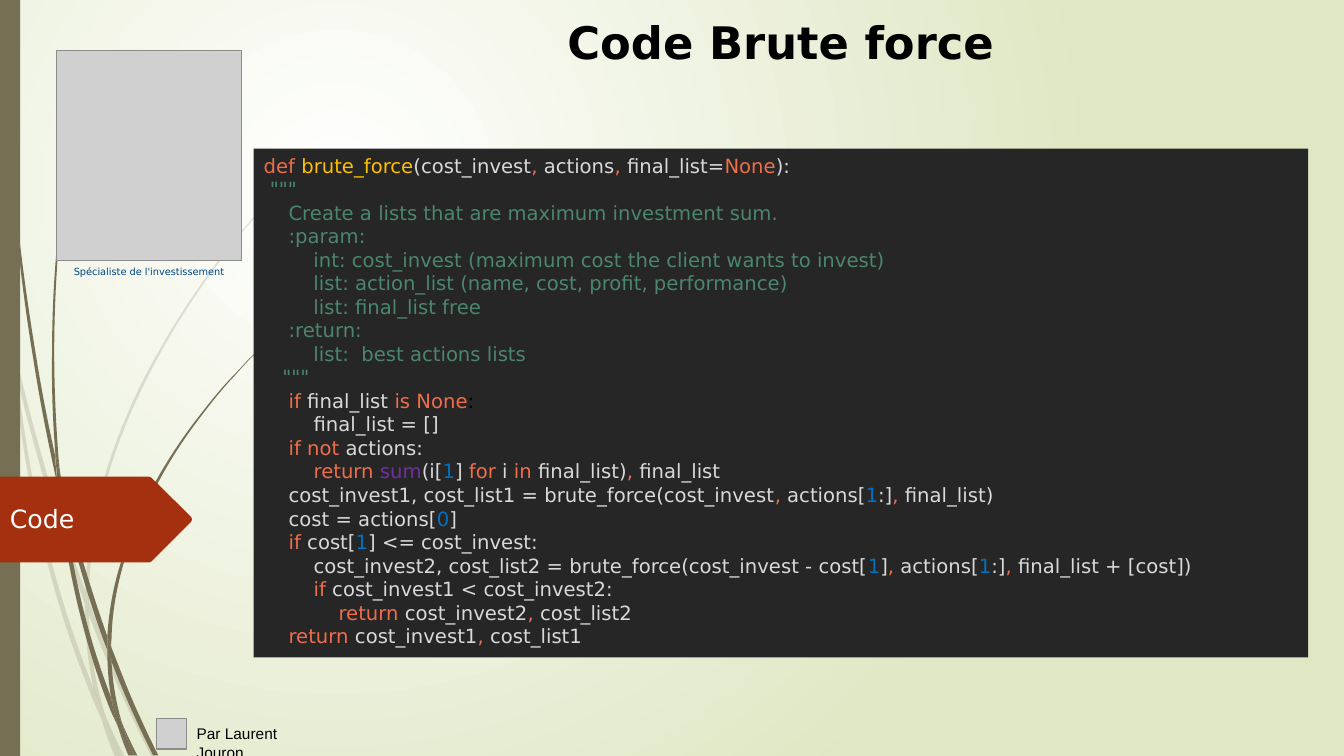
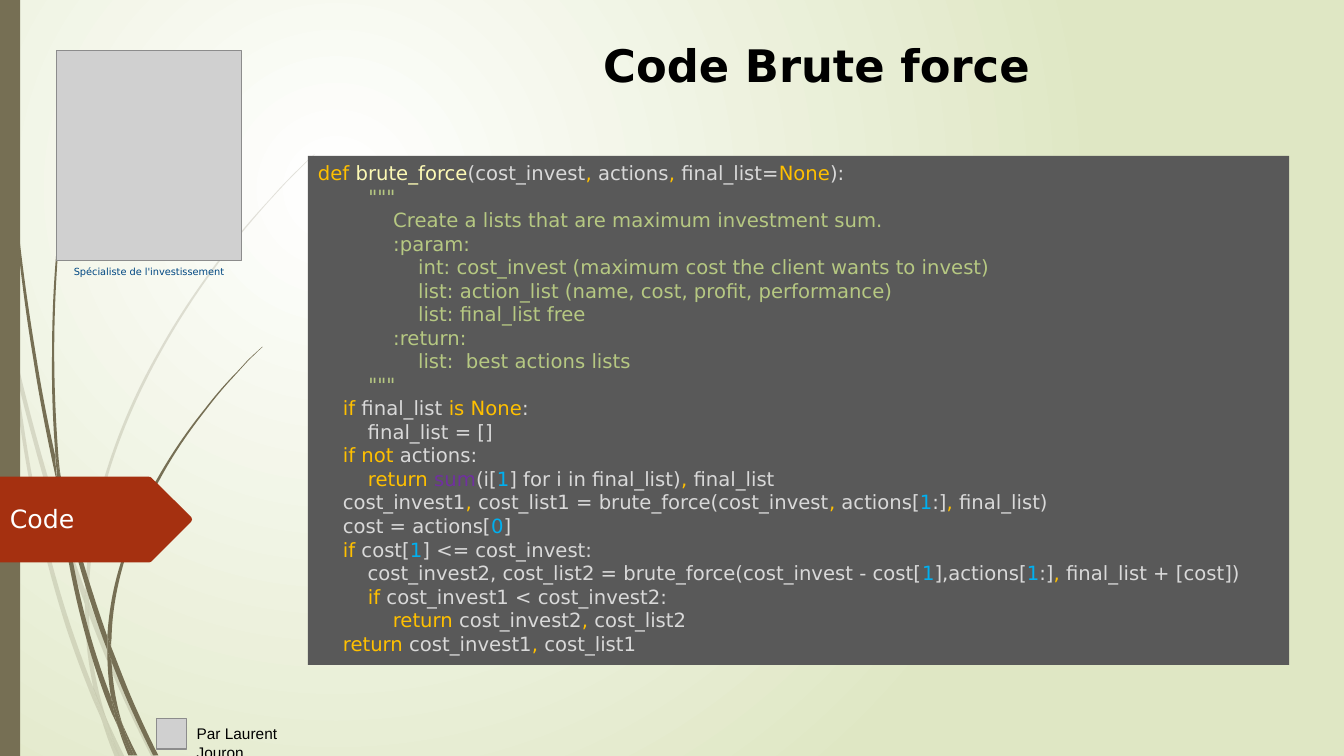
Before and after one commit to LaurentJouron/Python_algo_invest_trade, a slide deck: slide 5 of pptx/algo invest.pptx. Drawn at 1344x756 pixels with LibreOffice and Linux fonts; fonts in the diff are those of the drawing; grey boxes stand for pictures. Boxes give left, top, right and bottom in pixels: in the first picture for what was removed or moved away, otherwise in the second. Text is boxed around its words. In the diff, an @@ line names an element or a change of style, - is before the commit and + after.

```diff
--- a/pptx/algo invest.pptx
+++ b/pptx/algo invest.pptx
@@ subtitle "Code Brute force": place and size @@
-subtitle "Code Brute force" at box(567, 25, 994, 60)
+subtitle "Code Brute force" at box(603, 48, 1029, 83)
@@ rectangle "def brute_force(cost_invest, actions, final_list=None):": place and size @@
-rectangle "def brute_force(cost_invest, actions, final_list=None):" at box(254, 148, 1309, 657)
+rectangle "def brute_force(cost_invest, actions, final_list=None):" at box(309, 156, 1290, 665)
@@ rectangle "def brute_force(cost_invest, actions, final_list=None):" at box(309, 156, 1290, 665): fill #262626 to #595959 @@
@@ text in rectangle at box(318, 165, 1048, 656): text colour #EE6E4B to #FFC000 in "def brute_force(cost_invest, actions, final_list=None):", "if is None:", "if not", "return final_list)," and 5 more places; text colour #FFC000 to #FDFAB5 in "brute_force(cost_invest,"; text colour #4B866E to #B6C882 in """"", "Create a lists that are maximum investment ...", ":param:", "int: cost_invest (maximum cost the client wants ..." and 5 more places; text colour #000000 to #D9D9D9 in "None:"; text colour #0070C0 to #00B0F0 in "sum(i[1]", "actions[1:],", "actions[0]", "cost[1]"; text colour #EE6E4B to #D9D9D9 in "for in"; text colour #D9D9D9 to #FFC000 in "cost_invest1,"; list level 1 to 2 in "Create a lists that are ..."; list level 1 to 2 in ":param:"; list level 1 to 2 in "int: cost_invest (maximum cost the ..."; list level 1 to 2 in "list: action_list (name, cost, profit, ..."; list level 1 to 2 in "list: final_list free"; list level 1 to 2 in ":return:"; list level 1 to 2 in "list: best actions lists"; list level 1 to 2 in """"" @@
@@ text in rectangle at box(368, 565, 1240, 585): spaces changed @@
-cost_invest2, cost_list2 = brute_force(cost_invest - cost[1], actions[1:], final_list + [cost])
+cost_invest2, cost_list2 = brute_force(cost_invest - cost[1],actions[1:], final_list + [cost])
```
Also in this commit, not shown: 10 other slides changed, 3 slides added, 6 slides removed, 10 other files.
